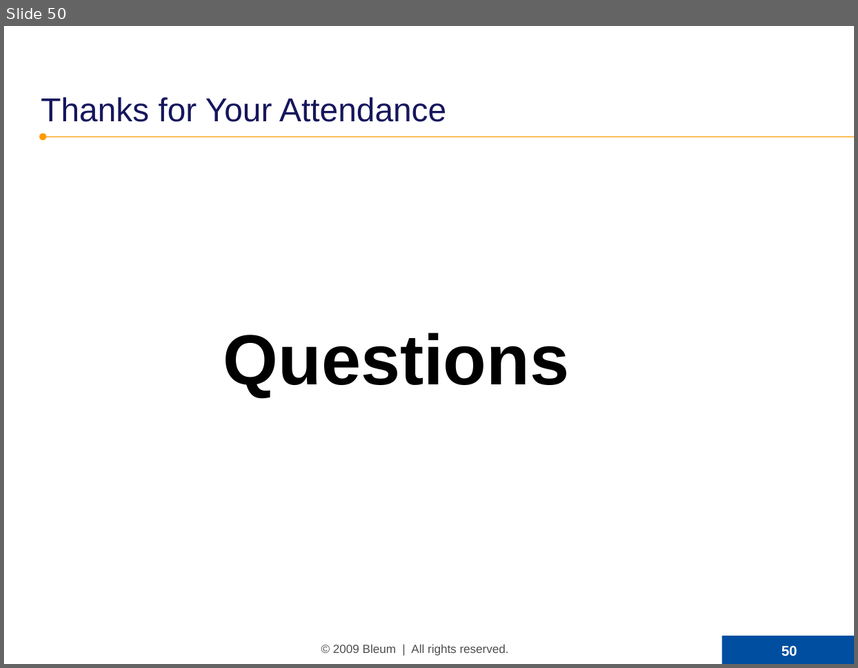
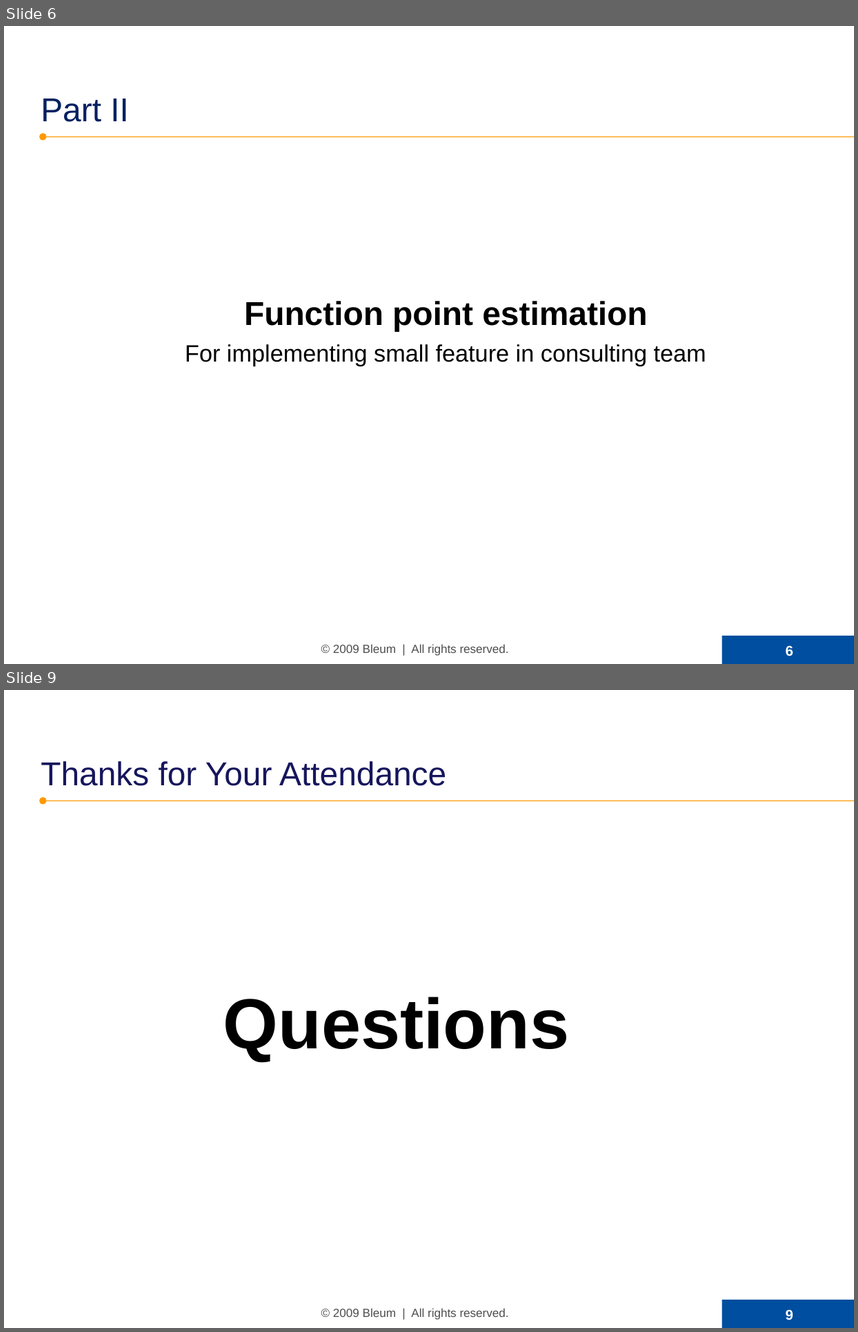
Before and after one commit to SamNiBoy/ForWork, a slide deck: Software Estimation (WMS).ppt. Shown one above the other, each under a label of ours: slide 50 before the commit, slides 6 and 9 after it; the slides between them are not shown. The pictures are 858x668 and 858x1332 pixels, drawn with LibreOffice and Linux fonts; fonts in the diff are those of the drawing; background and template pictures are left out. Boxes give left, top, right and bottom in pixels: in the first picture for what was removed or moved away, otherwise in the second. Text is boxed around its words. In the diff, an @@ line names an element or a change of style, - is before the commit and + after.

```diff
--- a/Software Estimation (WMS).ppt
+++ b/Software Estimation (WMS).ppt
@@ slide 6 added at (4,26,854,664), background picture (left out); not listed: 5 template elements that a slide beside it also shows @@
@@ title added at (41,98,129,122), 28 pt, text #002060 @@
+Part II
@@ text added at (185,301,706,365), 20 pt, text #000000 @@
+Function point estimation
+For implementing small feature in consulting team
@@ what was slide 50 is now slide 9 @@
@@ page number at (786,1309,793,1319): text changed @@
-50
+9
```
Also in this commit, not shown: 3 slides changed, 3 other slides added, 45 slides removed, 5 other files.
